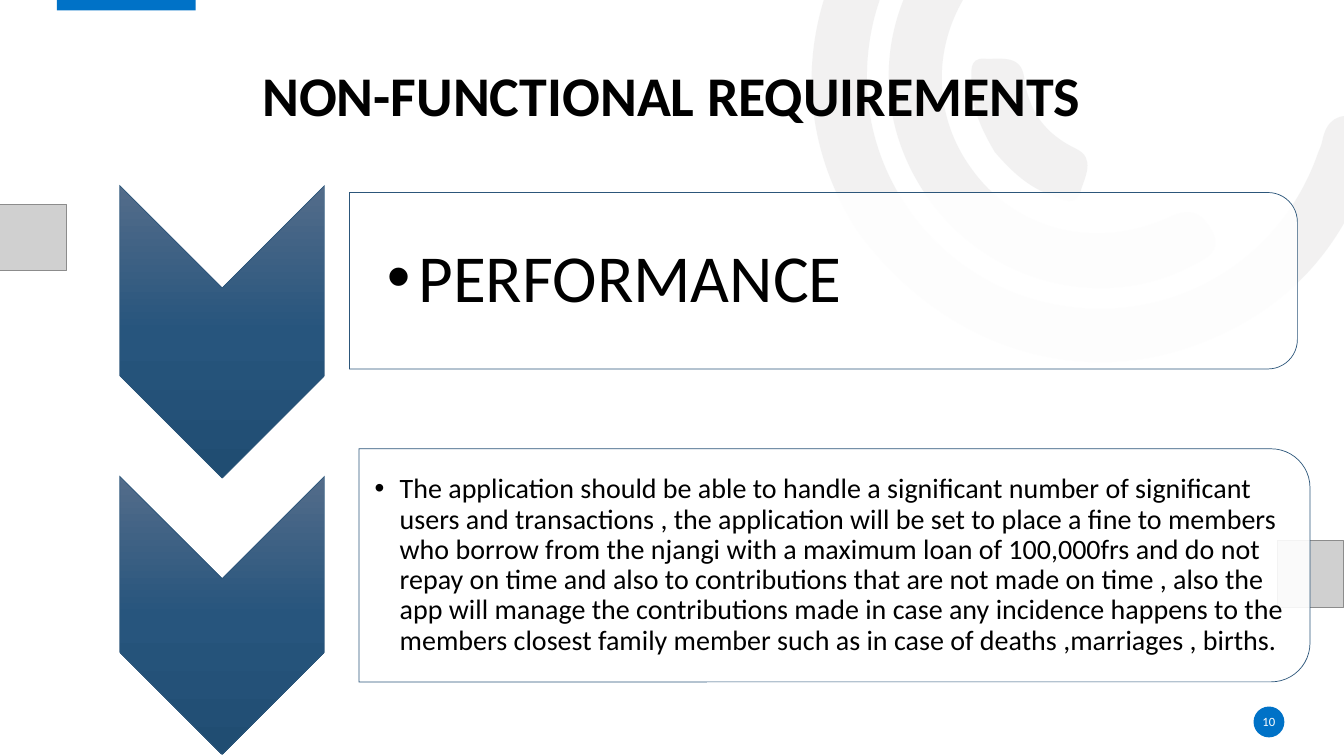
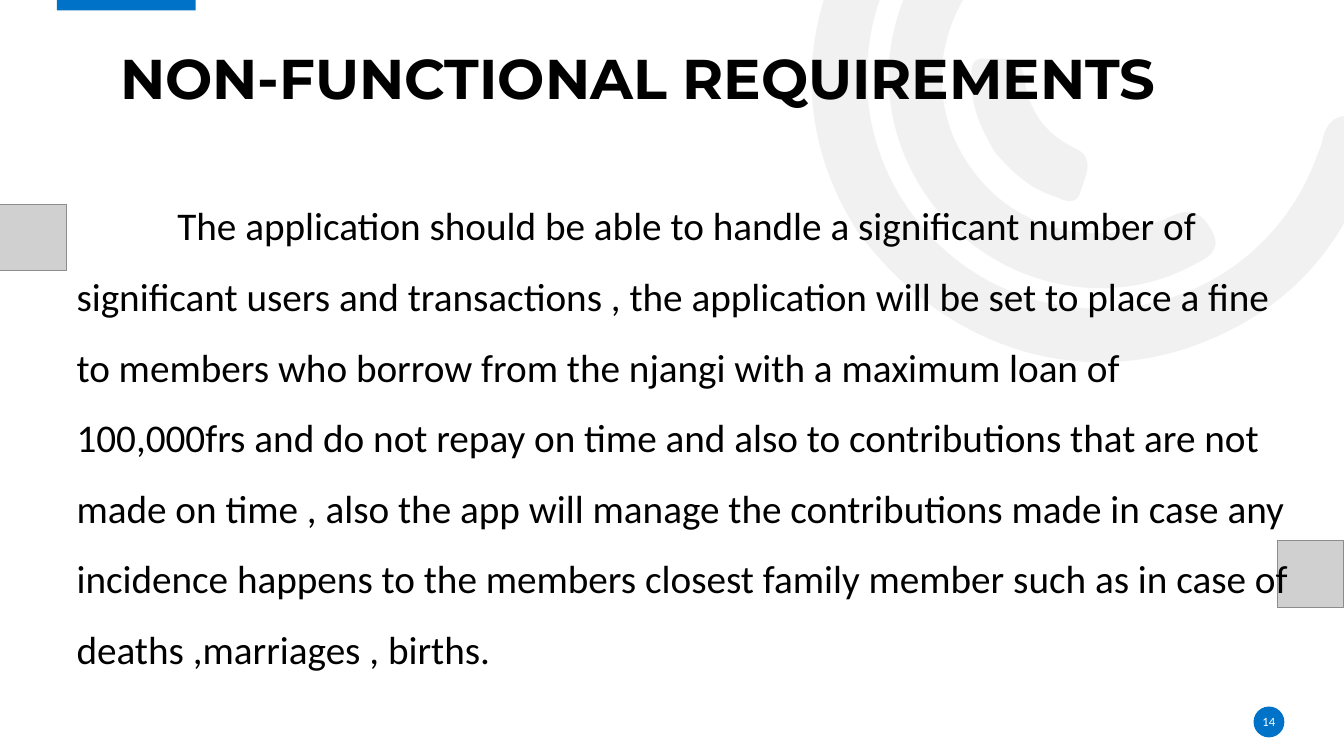
Before and after one commit to Njangi-Association/Njangi-App, a slide deck: slide 14 of Presentation title.pptx (slide 10 before the commit). Drawn at 1344x756 pixels with LibreOffice and Linux fonts; fonts in the diff are those of the drawing; grey boxes stand for pictures; background and template pictures are left out. Boxes give left, top, right and bottom in pixels: in the first picture for what was removed or moved away, otherwise in the second. Text is boxed around its words. In the diff, an @@ line names an element or a change of style, - is before the commit and + after.

```diff
--- a/Presentation title.pptx
+++ b/Presentation title.pptx
@@ title "NON-FUNCTIONAL REQUIREMENTS": place and size @@
-title "NON-FUNCTIONAL REQUIREMENTS" at box(262, 79, 1080, 123)
+title "NON-FUNCTIONAL REQUIREMENTS" at box(120, 59, 1156, 108)
@@ title "NON-FUNCTIONAL REQUIREMENTS" at box(120, 59, 1156, 108): font Calibri to Montserrat @@
@@ text "The application should be able ...": place and size @@
-text "The application should be able ..." at box(400, 478, 1282, 655)
+text "The application should be able ..." at box(77, 212, 1288, 671)
@@ text "The application should be able ..." at box(77, 212, 1288, 671): size 20 to 28 pt; bullet •• to none; list level 2 to 1 in "The application should be able ..."; line spacing 0.9 to 1.5; vertical alignment middle to top @@
@@ group removed at box(119, 186, 1310, 755): 2 chevrons, 2 round same rects, 1 text @@
-  •• PERFORMANCE
@@ page number at box(1262, 718, 1275, 726): text changed @@
-10
+14
```
Also in this commit, not shown: 15 other slides changed, 6 slides added, 2 slides removed.
